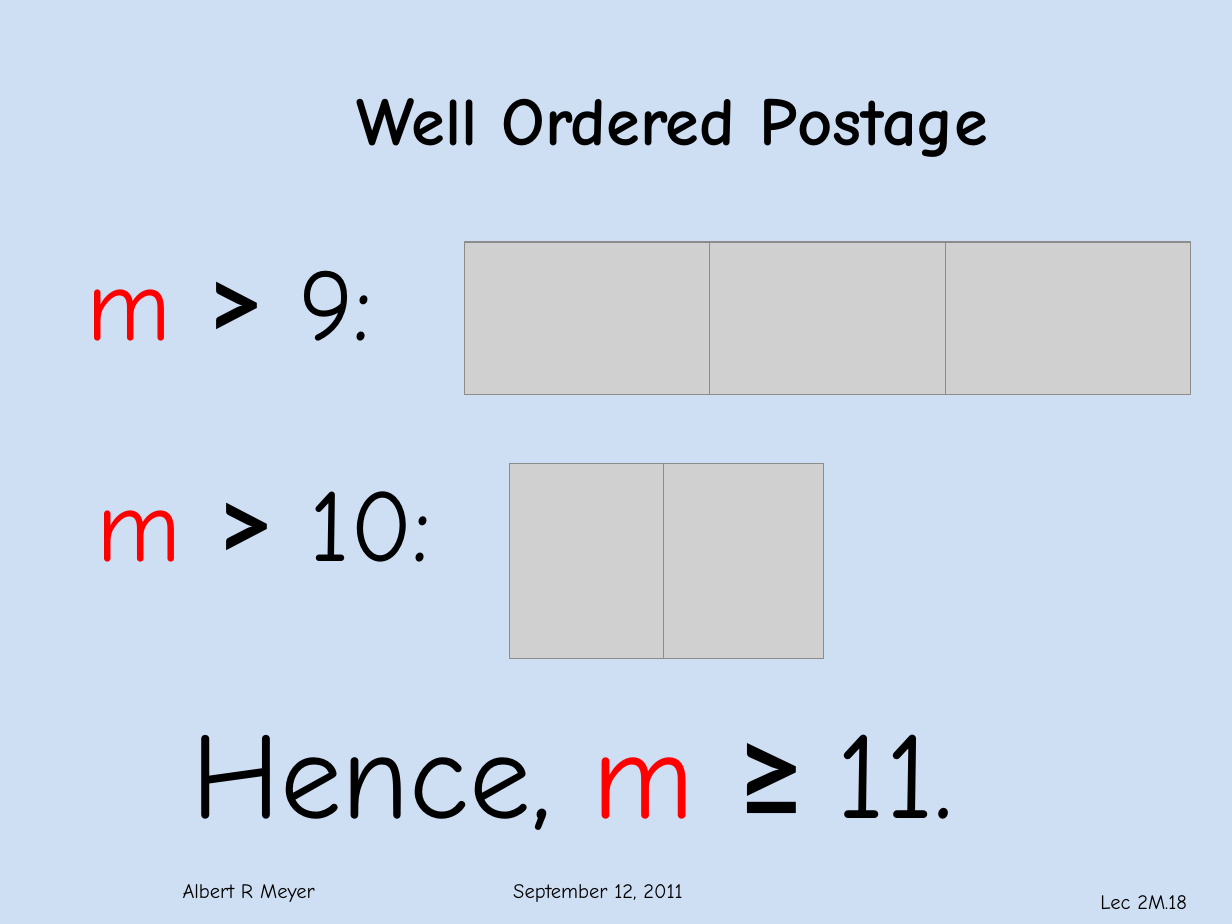
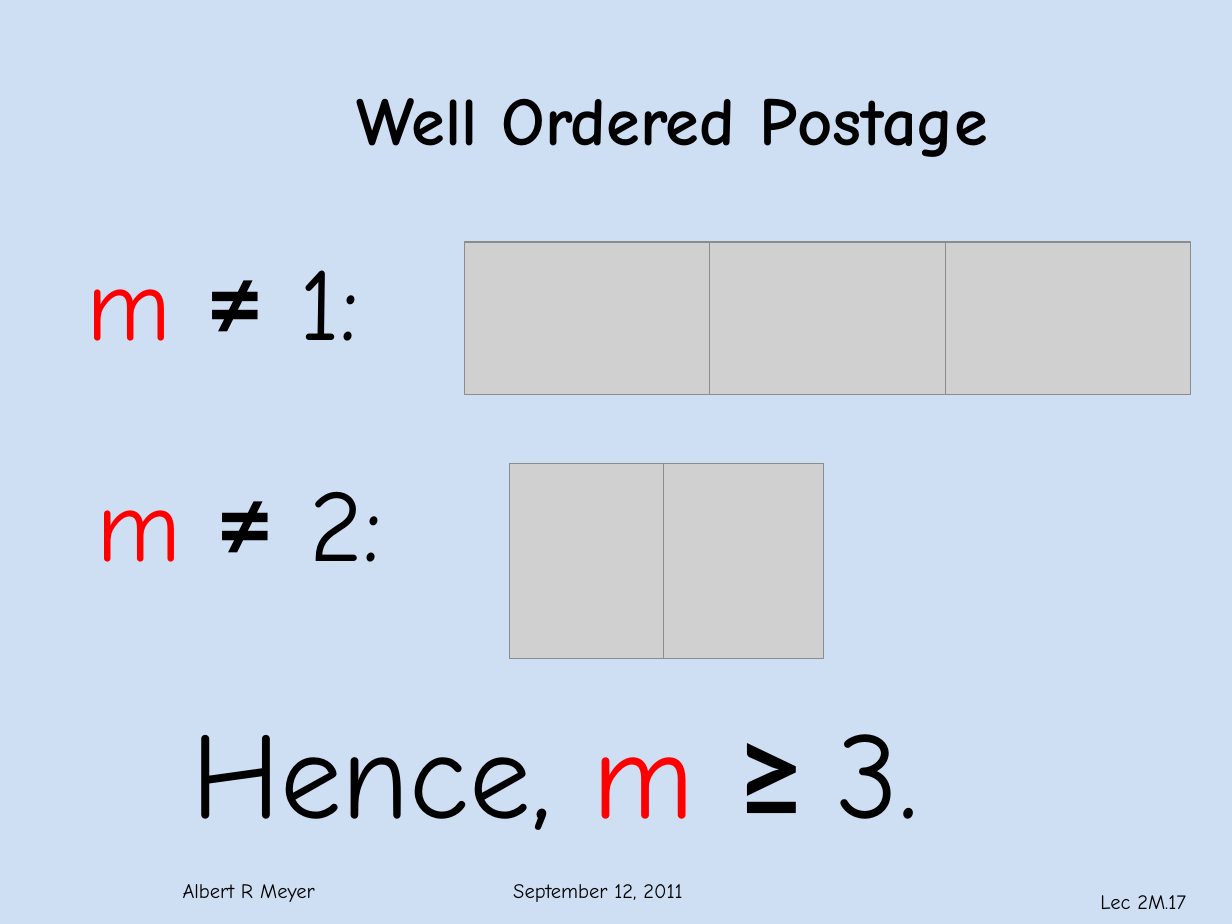
Before and after one commit to armeyer/mcs_web, a slide deck: slide 17 of fall11/slidesF11/slides2m.pptx (slide 18 before the commit). Drawn at 1232x924 pixels with LibreOffice and Linux fonts; fonts in the diff are those of the drawing; grey boxes stand for pictures; background and template pictures are left out. Boxes give left, top, right and bottom in pixels: in the first picture for what was removed or moved away, otherwise in the second. Text is boxed around its words. In the diff, an @@ line names an element or a change of style, - is before the commit and + after.

```diff
--- a/fall11/slidesF11/slides2m.pptx
+++ b/fall11/slidesF11/slides2m.pptx
@@ text at [86,270,358,341]: text changed @@
-m > 9:
+m ≠ 1:
@@ text at [97,491,382,562]: text changed @@
-m > 10:
+m ≠ 2:
@@ text at [191,734,918,830]: text changed @@
-Hence, m ≥ 11.
+Hence, m ≥ 3.
@@ page number at [1100,895,1186,909]: text changed @@
-Lec 2M.18
+Lec 2M.17
```
Also in this commit, not shown: 9 other slides changed, 2 slides added, 4 slides removed.
